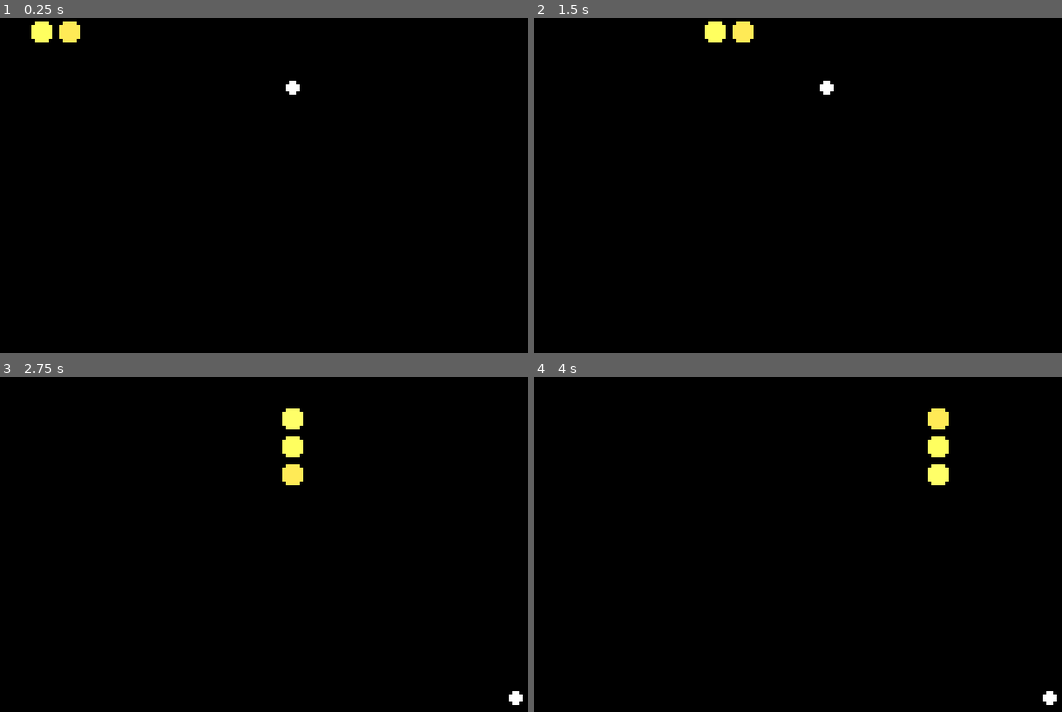
Above: before the commit, frames 1-4 (two rows, left to right).
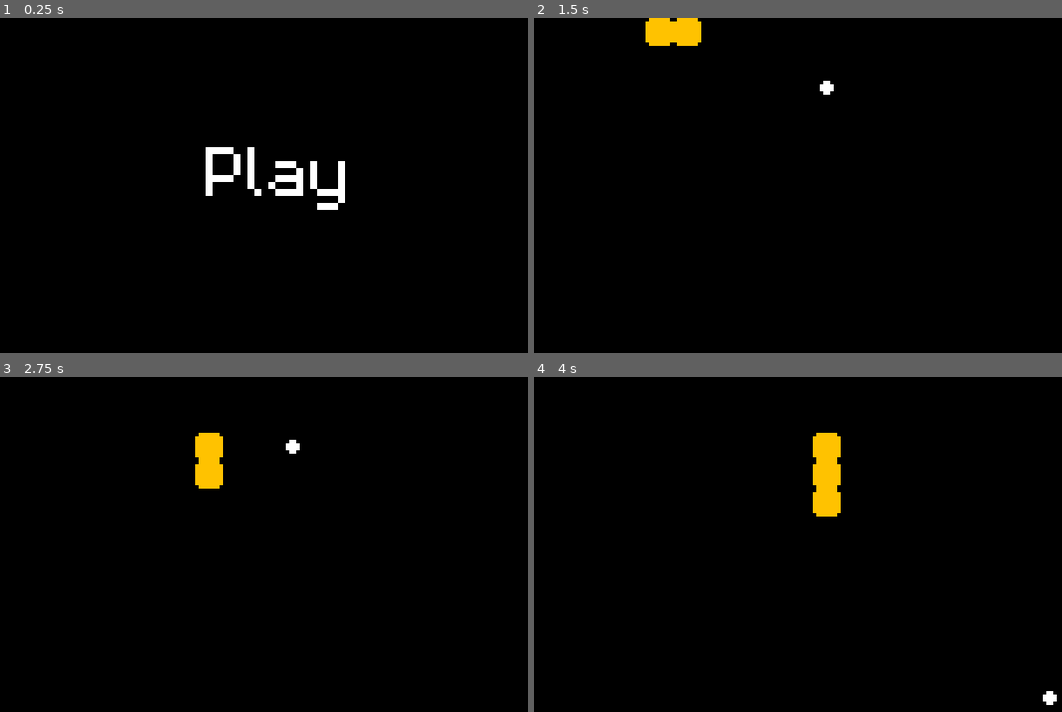
Above: after the commit, the same moments.

Repository: lawric1/Snake
Game: Godot game, scene res://Scenes/MainMenu/Menu.tscn
The game is run twice, just before and just after one commit, with the same random seed, the same clock (stepped at 60 frames per second) and the same inputs. Before the commit the project starts from res://Scenes/Game.tscn.
Inputs (mouse positions are in pixels of both pictures, inside the frame that each line leads up to):
- Up to frame 1 (0.25 s): no input
- Up to frame 2 (1.5 s): click (813, 185) at 0.5 s, where only the run after the commit has a clickable "Play"; hold Right (ui_right) from 1.28 s (still down)
- Up to frame 3 (2.75 s): release Right (ui_right) at 2.03 s; hold Down (ui_down) from 2.03 s (still down)
- Up to frame 4 (4 s): release Down (ui_down) at 2.78 s; hold Right (ui_right) 2.78-3.53 s; hold Up (ui_up) from 3.53 s (still down)

The runs differ from the first frame. In frame 1, 2.0% of the frame differs, in the area x 5-66%, y 1-58%; in frame 2, 1.3%; in frame 3, 1.6%; in frame 4, 1.9%.

Commit message:
Add Menu and comments

Diff:
--- /dev/null
+++ b/Scenes/MainMenu/Menu.gd
@@ -0,0 +1,7 @@
+extends Control
+
+func _ready():
+	$PlayButton.focus_mode = false
+
+func _on_PlayButton_pressed():
+	var _scene = get_tree().change_scene("res://Scenes/Game.tscn")
--- /dev/null
+++ b/Scenes/MainMenu/Menu.tscn
@@ -0,0 +1,41 @@
+[gd_scene load_steps=4 format=2]
+
+[ext_resource path="res://Scenes/MainMenu/Menu.gd" type="Script" id=1]
+[ext_resource path="res://Scenes/MainMenu/m5x7.ttf" type="DynamicFontData" id=2]
+
+[sub_resource type="DynamicFont" id=3]
+size = 32
+extra_spacing_top = -10
+font_data = ExtResource( 2 )
+
+[node name="Menu" type="Control"]
+anchor_right = 1.0
+anchor_bottom = 1.0
+script = ExtResource( 1 )
+__meta__ = {
+"_edit_use_anchors_": false
+}
+
+[node name="ColorRect" type="ColorRect" parent="."]
+margin_right = 160.0
+margin_bottom = 96.0
+color = Color( 0, 0, 0, 1 )
+__meta__ = {
+"_edit_use_anchors_": false
+}
+
+[node name="PlayButton" type="Button" parent="."]
+margin_top = 24.0
+margin_right = 160.0
+margin_bottom = 72.0
+custom_fonts/font = SubResource( 3 )
+custom_colors/font_color = Color( 1, 1, 1, 1 )
+custom_colors/font_color_hover = Color( 1, 0.764706, 0, 1 )
+custom_colors/font_color_pressed = Color( 1, 0.764706, 0, 1 )
+text = "Play"
+flat = true
+__meta__ = {
+"_edit_use_anchors_": false
+}
+
+[connection signal="pressed" from="PlayButton" to="." method="_on_PlayButton_pressed"]
--- a/Scenes/Snake/snake.gd
+++ b/Scenes/Snake/snake.gd
@@ -46,7 +46,7 @@
 	if canMove and direction:
 		move()
 		eatFood()
-		colorSnake()
+#		colorSnake()
 
 		canMove = false
 		yield(get_tree().create_timer(0.2), "timeout")
@@ -58,19 +58,20 @@
 func updateNextPositions():
 	nextPositions.append(nextPositions[-1] + direction)
 
+#	Check if snake passes through walls
 	if nextPositions[-1].x < 0:
-		nextPositions[-1].x = WIDTH
+		nextPositions[-1].x = WIDTH - 8
 
 	elif nextPositions[-1].x >= WIDTH:
 		nextPositions[-1].x = 0
 
 	elif nextPositions[-1].y < 0:
-		nextPositions[-1].y = HEIGHT
+		nextPositions[-1].y = HEIGHT - 8
 
 	elif nextPositions[-1].y >= HEIGHT:
 		nextPositions[-1].y = 0
 
-
+#	nextPositions will always be one index bigger than the list of current cells
 	if nextPositions.size() > cellList.size() + 1:
 		nextPositions.remove(0)
 
@@ -88,17 +89,24 @@
 
 		index += 1
 
+#	If next head possition is currently in the list of cells, that means that head collided.
+#	Has a small bug where the collission is checked before the head is updated
+
 	if currentPositions.has(nextPositions[-1]):
-			print('died')
 			get_tree().paused = true
+			yield(get_tree().create_timer(1.5), "timeout")
+			var _scene = get_tree().change_scene("res://Scenes/MainMenu/Menu.tscn")
+			get_tree().paused = false
 
 
 func increaseSize():
 	var cell = cellScene.instance()
 	cell.add_to_group("snakeBody")
+#	Since the nextPositions is one index bigger we can set the new cell to last position in the chain
 	cell.position = nextPositions[0]
 	self.add_child(cell)
 
+#	Update list of cells since new cell was added
 	cellList = get_tree().get_nodes_in_group("snakeBody")
 
 
@@ -109,14 +117,16 @@
 		var y = rng.randi_range(0, 11) * 8
 
 		foodPosition = Vector2(x, y)
-		print(foodPosition)
 
-		food = foodScene.instance()
-		food.position = foodPosition
+		if not nextPositions.has(foodPosition):
+			print(foodPosition)
 
-		get_parent().add_child(food)
+			food = foodScene.instance()
+			food.position = foodPosition
 
-		isFoodSpawned = true
+			get_parent().add_child(food)
+
+			isFoodSpawned = true
 
 
 func eatFood():
@@ -127,8 +137,9 @@
 		isFoodSpawned = false
 
 
+# Simple function to add a gradient to the snake. Stopped to work for some reason
 func colorSnake():
 	var color = 1
 	for cell in cellList:
 		cell.get_node("Sprite").modulate = Color(color, color, color)
-		color += 0.1
+		color += 0.2
--- /dev/null
+++ b/Scenes/aberration.tres
@@ -0,0 +1,26 @@
+[gd_resource type="ShaderMaterial" load_steps=2 format=2]
+
+[sub_resource type="Shader" id=1]
+code = "shader_type canvas_item;
+
+uniform bool apply = true;
+uniform float amount = 1.0;
+uniform sampler2D offset_texture : hint_white;
+
+void fragment() {
+	vec4 texture_color = texture(TEXTURE, UV);
+	vec4 color = texture_color;
+
+	if (apply == true) {
+		float adjusted_amount = amount * texture(offset_texture, UV).r / 100.0;
+		color.r = texture(TEXTURE, vec2(UV.x + adjusted_amount, UV.y)).r;
+		color.g = texture(TEXTURE, UV).g;
+		color.b = texture(TEXTURE, vec2(UV.x - adjusted_amount, UV.y)).b;
+	}
+	COLOR = color;
+}"
+
+[resource]
+shader = SubResource( 1 )
+shader_param/apply = true
+shader_param/amount = 6.378
--- a/project.godot
+++ b/project.godot
@@ -11,7 +11,7 @@
 [application]
 
 config/name="Snake"
-run/main_scene="res://Scenes/Game.tscn"
+run/main_scene="res://Scenes/MainMenu/Menu.tscn"
 config/icon="res://icon.png"
 
 [display]
Binary file added: Scenes/MainMenu/m5x7.ttf
Binary file changed: Scenes/Snake/cell.png
